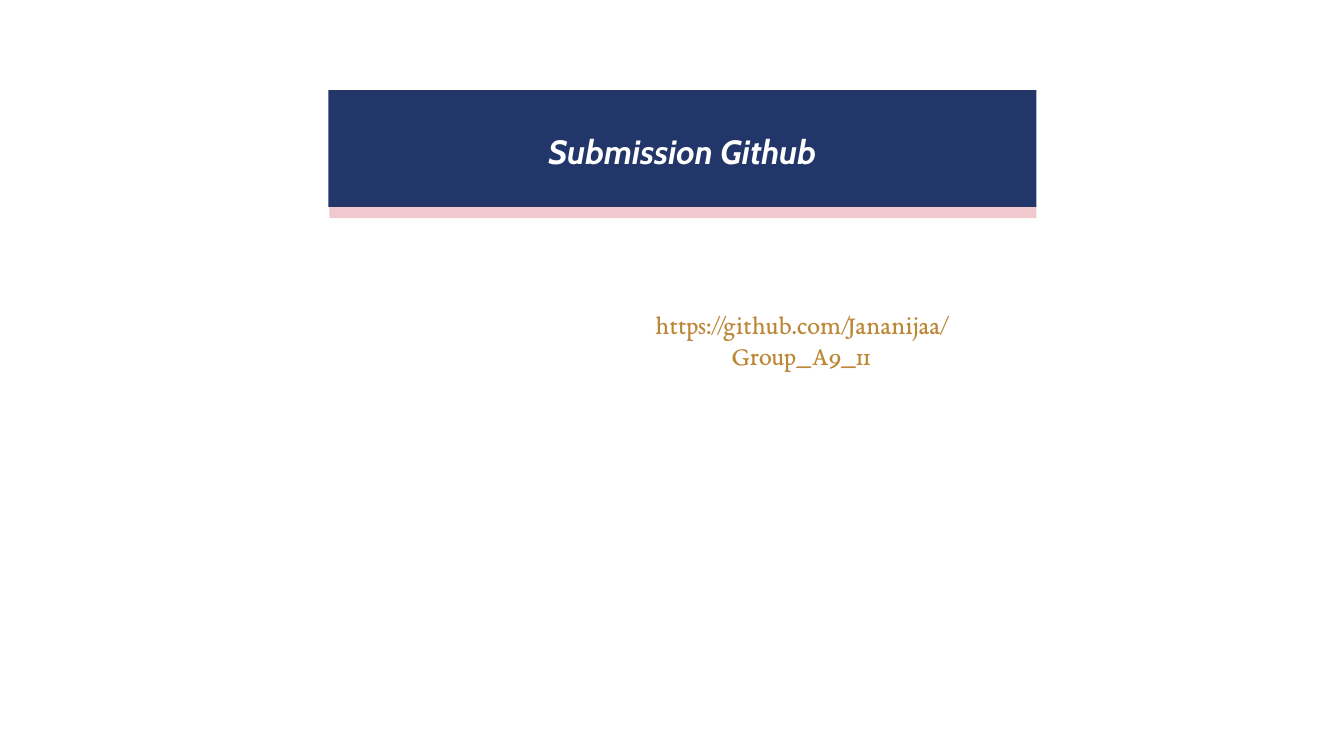
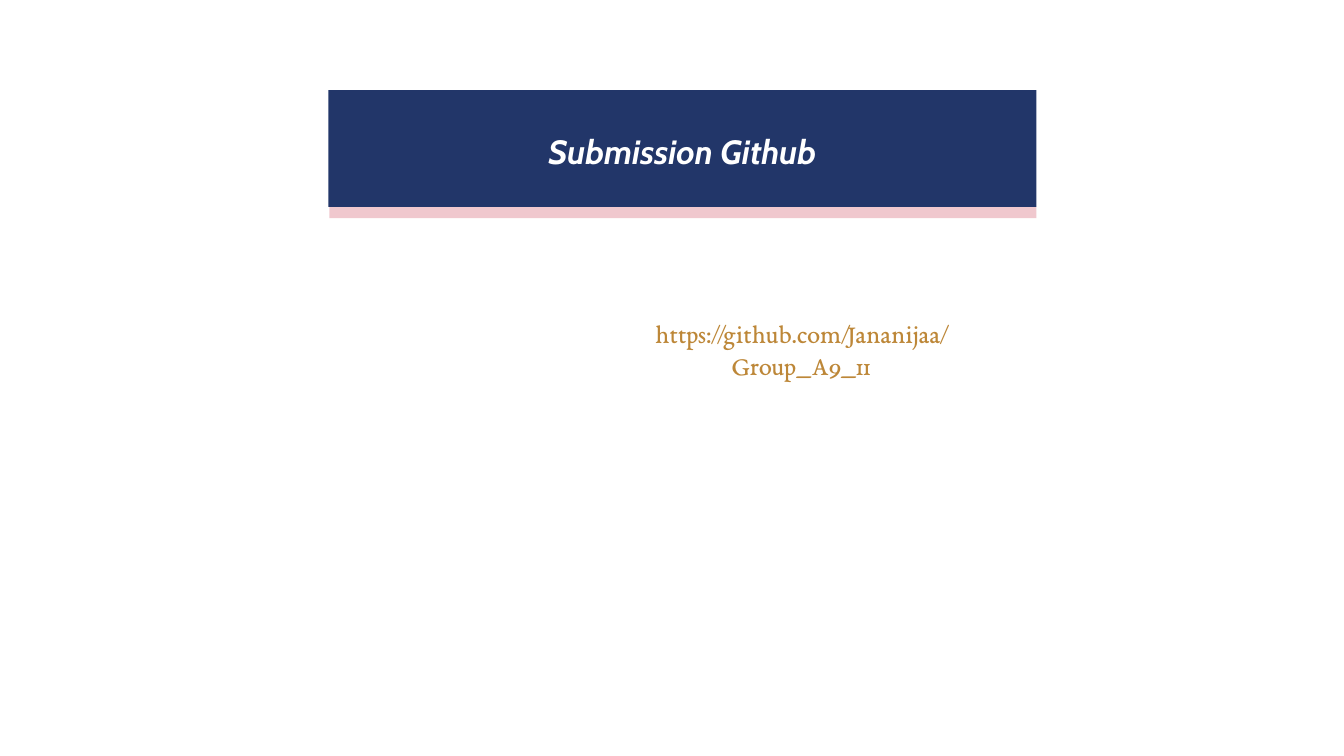
Before and after one commit to Jananijaa/Group_A9_11, a slide deck: slide 11 of Group_A9_11.pptx (slide 8 before the commit). Drawn at 1344x756 pixels with LibreOffice and Linux fonts; fonts in the diff are those of the drawing; background and template pictures are left out. Boxes give left, top, right and bottom in pixels: in the first picture for what was removed or moved away, otherwise in the second. Text is boxed around its words. In the diff, an @@ line names an element or a change of style, - is before the commit and + after.

```diff
--- a/Group_A9_11.pptx
+++ b/Group_A9_11.pptx
@@ text "https://github.com/Jananijaa/Group_A9_11": place and size @@
-text "https://github.com/Jananijaa/Group_A9_11" at [655,316,946,371]
+text "https://github.com/Jananijaa/Group_A9_11" at [655,325,946,381]
```
Also in this commit, not shown: 4 other slides changed, 6 slides added, 3 slides removed.
